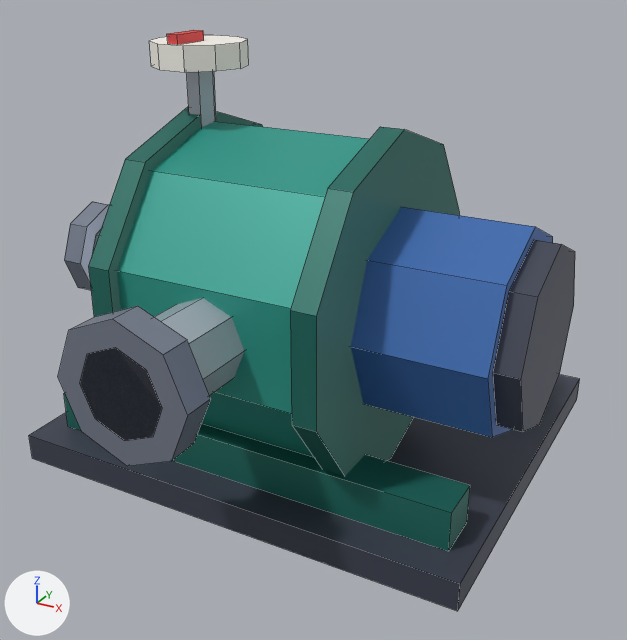
The Blender file assets/managed-models/factory-floor/pump/pump.blend: old version first, new version second.
Both versions are drawn from a camera (50 mm lens) standing at (0.712, -1.264, 0.892) and looking at (0.04, -0.043, 0.281). Every picture has the same lights, and +X, +Y and +Z are marked at lower left. The first picture is the older version. Mesh edges are drawn as thin lines.

Names of what the first picture shows: 'pump'.
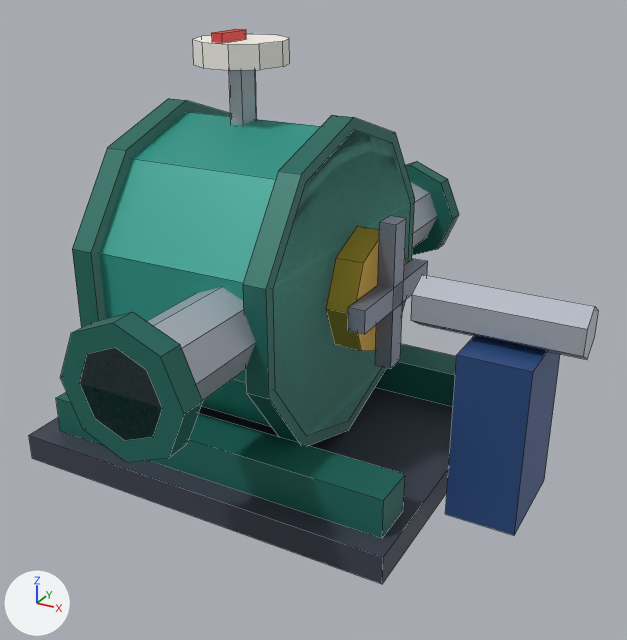
Pixel boxes (x1, y1, x2, y2) of what changed, in the pictures (627 x 640 px; the box of a moved part takes in the faces that stretch with it):
'pump', reshaped: before (29, 30, 580, 611); after (29, 29, 560, 584)
'spin-x', added: after (326, 216, 598, 369)
part 1 of me_pump, moved or reshaped: before (117, 121, 370, 457); after (99, 112, 411, 437)
part 2 of me_pump, moved or reshaped: before (88, 107, 263, 317); after (72, 98, 231, 328)
part 3 of me_pump, moved or reshaped: before (290, 127, 460, 476); after (243, 115, 415, 446)
part 4 of me_pump, added (cyan): after (60, 312, 203, 463)
part 5 of me_pump, added: after (410, 182, 437, 248)
part 6 of me_pump, added (cyan): after (405, 161, 459, 255)
part 7 of me_pump, added (blue): after (445, 335, 560, 536)
part 8 of me_pump, moved or reshaped: before (187, 71, 216, 127); after (229, 70, 257, 125)
part 9 of me_pump, moved or reshaped: before (149, 35, 249, 72); after (193, 34, 290, 70)
part 10 of me_pump, moved or reshaped: before (167, 30, 204, 44); after (212, 29, 246, 43)
part 11 of me_pump, added (cyan): after (56, 392, 405, 538)
part 12 of me_pump, deleted: before (58, 202, 575, 551)
part 13 of me_pump, moved or reshaped: before (29, 374, 580, 611); after (29, 344, 457, 584)

The change in detail:
Picture 'spin-x_BaseColor' (img_spin_x_basecolor) is new.
Picture 'spin-x_MaskMap' (img_spin_x_maskmap) is new.
Picture 'spin-x_Emission' (img_spin_x_emission) is new.
Material 'M_spin-x' (mat_m_spin_x) is new.
Uses the picture img_spin_x_basecolor.
Uses the picture img_spin_x_emission.
Uses the picture img_spin_x_maskmap.
me_pump is used by ob_pump; location (0.0, 0.0, 0.0).
me_pump had 236 vertices, 150 faces and spanned x -0.44..0.45, y -0.5..0.42, z 0.0..0.755.
me_pump now has 196 vertices, 126 faces and spans x -0.42..0.44, y -0.5..0.5, z 0.0..0.755.
me_pump part 1: the loose piece of 20 vertices spanning x -0.17..0.17, y -0.307..0.207, z 0.07..0.61 is moved by (-0.08, 0.05, 0.0).
me_pump part 2: the loose piece of 20 vertices spanning x -0.2..-0.16, y -0.326..0.226, z 0.05..0.63 is moved by (-0.08, 0.05, 0.0).
me_pump part 3: the loose piece of 20 vertices spanning x 0.16..0.2, y -0.326..0.226, z 0.05..0.63 is moved by (-0.11, 0.05, 0.0).
me_pump part 4: a new loose piece, an 8-sided cylinder along y spanning x -0.105..0.105, y -0.5..-0.46, z 0.235..0.445, in mat_m_pump.
me_pump part 5: a new loose piece, an 8-sided cylinder along y spanning x -0.07..0.07, y 0.16..0.5, z 0.27..0.41, in mat_m_pump.
me_pump part 6: a new loose piece, an 8-sided cylinder along y spanning x -0.105..0.105, y 0.46..0.5, z 0.235..0.445, in mat_m_pump.
me_pump part 7: a new loose piece, a box spanning x 0.32..0.44, y -0.09..0.09, z 0.0..0.3, in mat_m_pump.
me_pump part 8: the loose piece of 12 vertices spanning x -0.195..-0.145, y -0.072..-0.028, z 0.6..0.7 is moved by (0.05, 0.05, 0.0).
me_pump part 9: the loose piece of 20 vertices spanning x -0.25..-0.09, y -0.126..0.026, z 0.7..0.74 is moved by (0.05, 0.05, 0.0).
me_pump part 10: the loose piece of 8 vertices spanning x -0.18..-0.16, y -0.12..-0.05, z 0.74..0.755 is moved by (0.05, 0.05, 0.0).
me_pump part 11: a new loose piece, a box spanning x -0.38..0.28, y -0.26..-0.18, z 0.05..0.12, in mat_m_pump.
me_pump part 12: 7 loose pieces with 104 vertices, spanning x -0.44..0.45, y -0.5..0.12, z 0.05..0.51, are deleted.
Part 13, on me_pump:
12 vertices are removed from x -0.42..0.42, y -0.3..0.42, z 0.0..0.12.
12 faces are deleted.
12 vertices are added at x -0.42..0.3, y -0.3..0.3, z 0.0..0.12.
12 new faces join them.
Mesh me_spin_x is new.
It consists of a 6-sided cylinder along x spanning x 0.02..0.3, y -0.039..0.039, z -0.045..0.045; an 8-sided cylinder along x spanning x -0.1..-0.05, y -0.11..0.11, z -0.11..0.11; a box spanning x -0.05..-0.02, y -0.13..0.13, z -0.02..0.02; a box spanning x -0.05..-0.02, y -0.02..0.02, z -0.13..0.13.
It uses material mat_m_spin_x.
Object 'spin-x' (ob_spin_x) is new; it shows me_spin_x.
Its parent is ob_pump.
Its location is (0.2, 0.0, 0.34).
